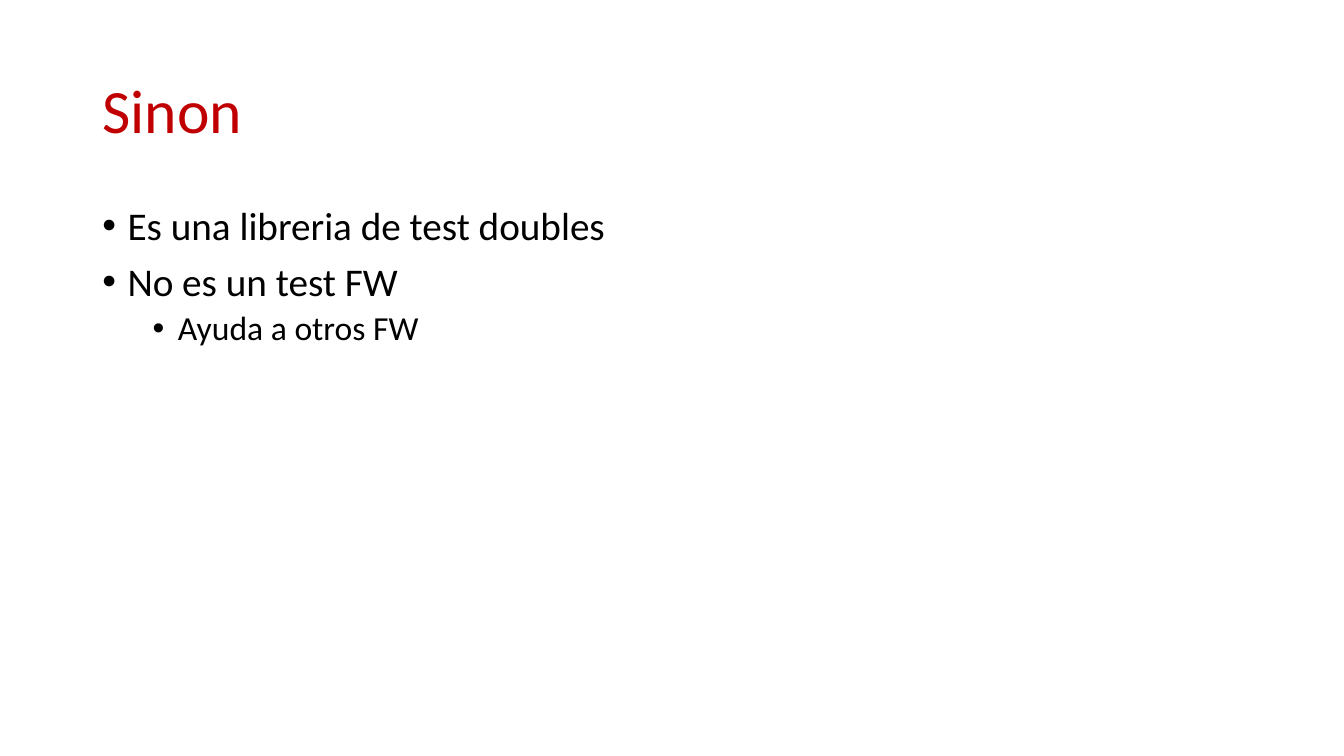
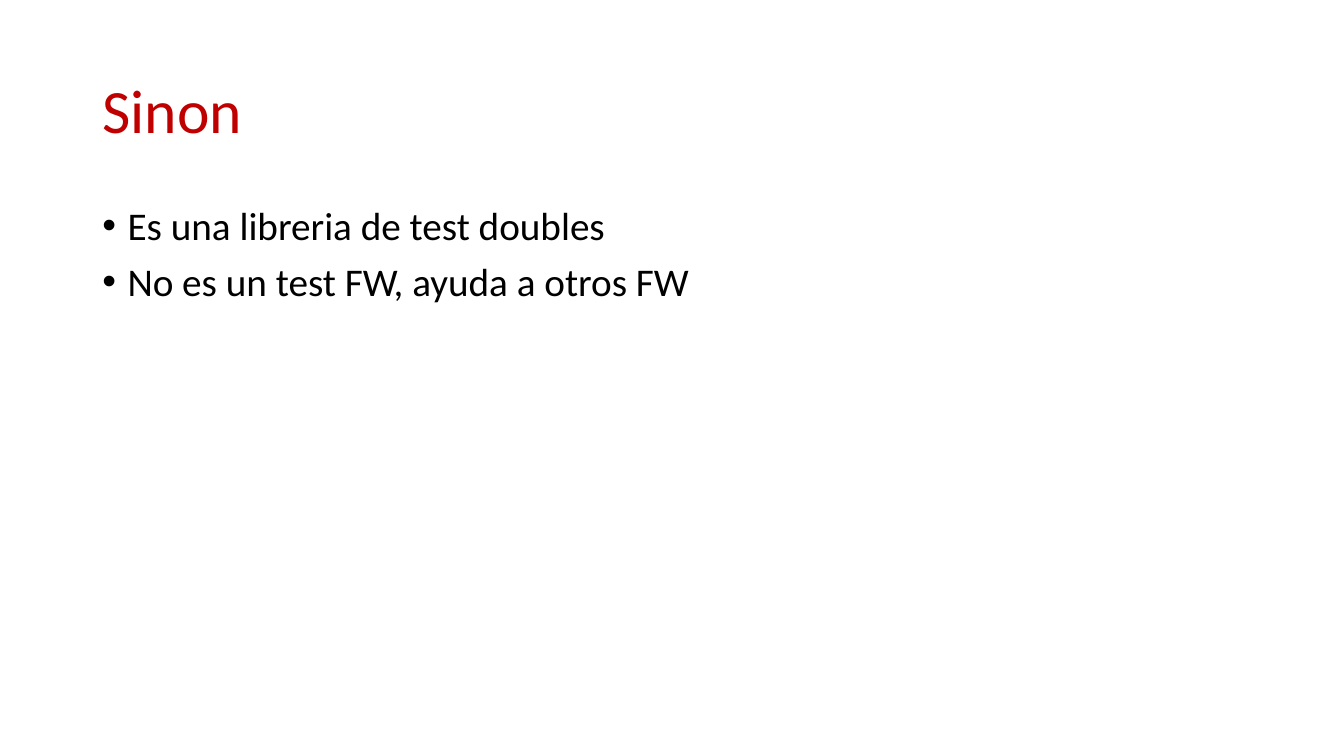
Before and after one commit to ericuss/TDD-Miercolex-Tokiota, a slide deck: slide 5 of Documentacion/jasmine.pptx. Drawn at 1344x756 pixels with LibreOffice and Linux fonts; fonts in the diff are those of the drawing; background and template pictures are left out. Boxes give left, top, right and bottom in pixels: in the first picture for what was removed or moved away, otherwise in the second. Text is boxed around its words. In the diff, an @@ line names an element or a change of style, - is before the commit and + after.

```diff
--- a/Documentacion/jasmine.pptx
+++ b/Documentacion/jasmine.pptx
@@ text at (x1=128, y1=268, x2=689, y2=303): text changed; size 24 to 28 pt @@
-• No es un test FW
-  • Ayuda a otros FW
+• No es un test FW, ayuda a otros FW
```
Also in this commit, not shown: 3 other slides changed, 4 other files.
